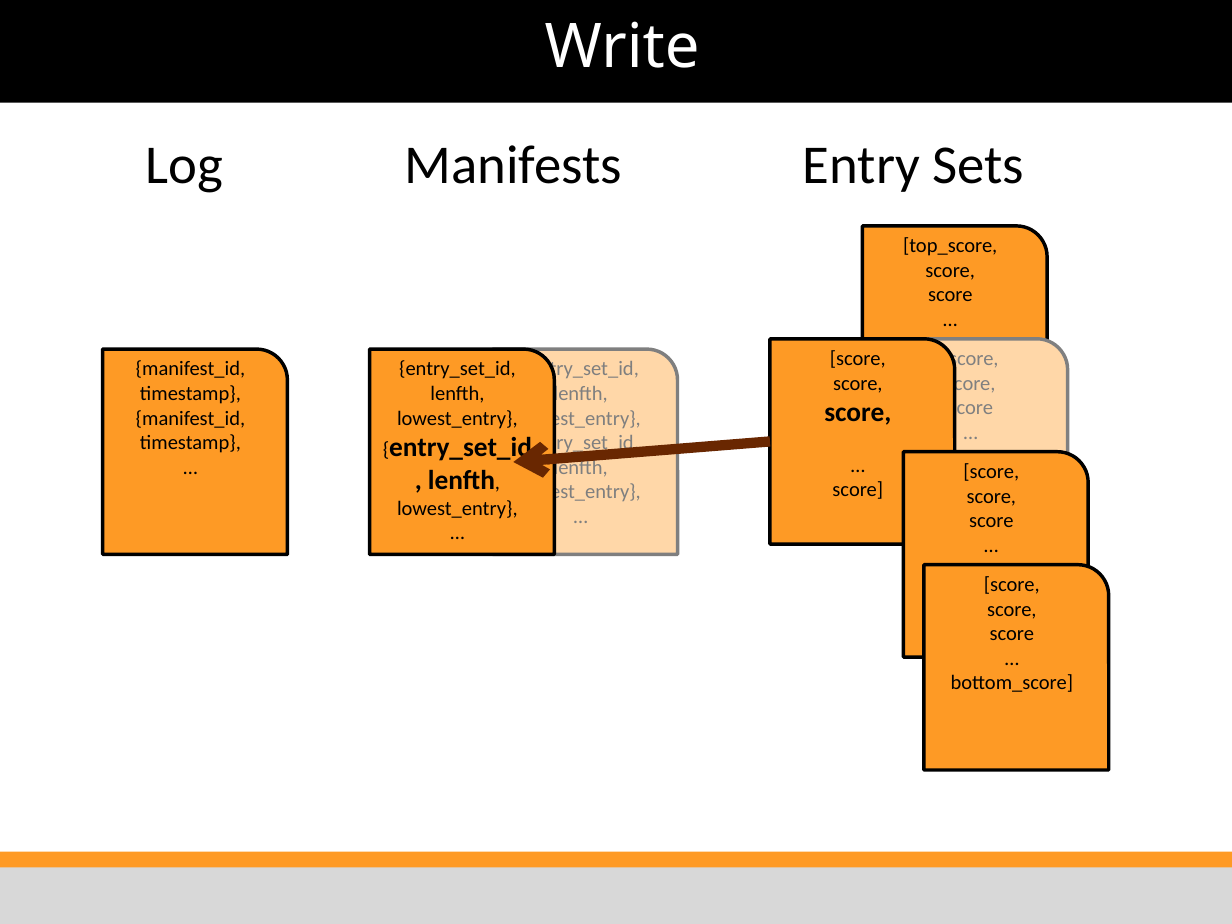
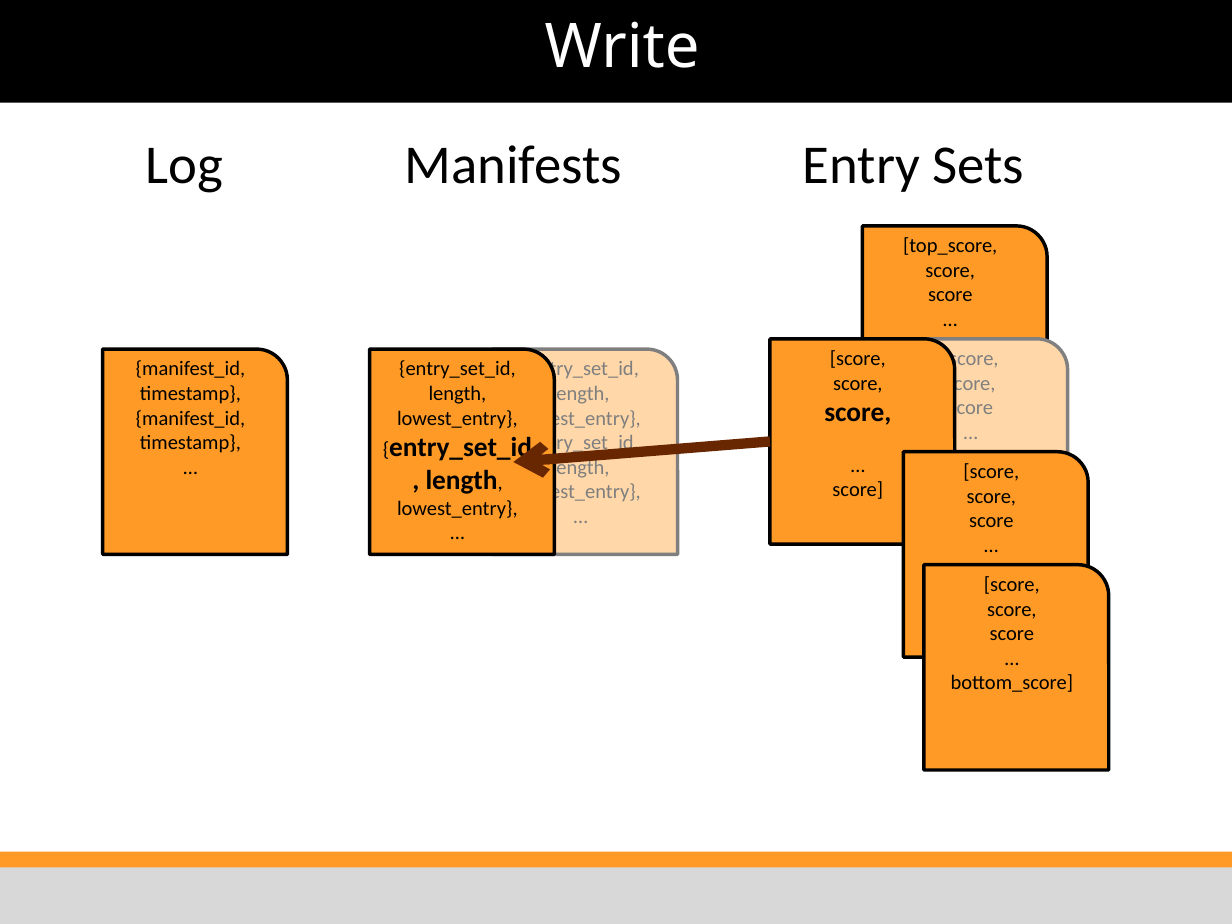
Before and after one commit to clr/massive_distributed_sorted_set, a slide deck: slide 11 of doc/MassiveDistributedSortedSet.pptx. Drawn at 1232x924 pixels with LibreOffice and Linux fonts; fonts in the diff are those of the drawing; background and template pictures are left out. Boxes give left, top, right and bottom in pixels: in the first picture for what was removed or moved away, otherwise in the second. Text is boxed around its words. In the diff, an @@ line names an element or a change of style, - is before the commit and + after.

Commit message:
Updated PPT.

```diff
--- a/doc/MassiveDistributedSortedSet.pptx
+++ b/doc/MassiveDistributedSortedSet.pptx
@@ text in round rect at [520, 358, 641, 504]: text changed @@
-{entry_set_id, lenfth, lowest_entry},
-{entry_set_id, lenfth, lowest_entry},
+{entry_set_id, length, lowest_entry},
+{entry_set_id, length, lowest_entry},
@@ text in round rect at [389, 360, 532, 519]: text changed @@
-{entry_set_id, lenfth, lowest_entry},
-{entry_set_id, lenfth, lowest_entry},
+{entry_set_id, length, lowest_entry},
+{entry_set_id, length, lowest_entry},
```
Also in this commit, not shown: 8 other slides changed.
